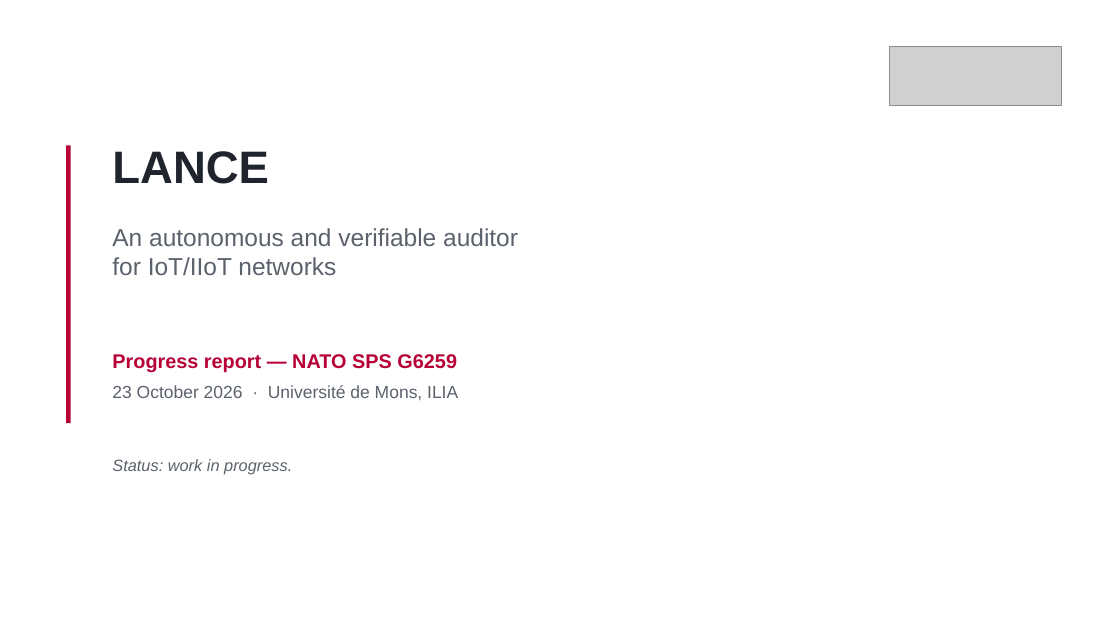
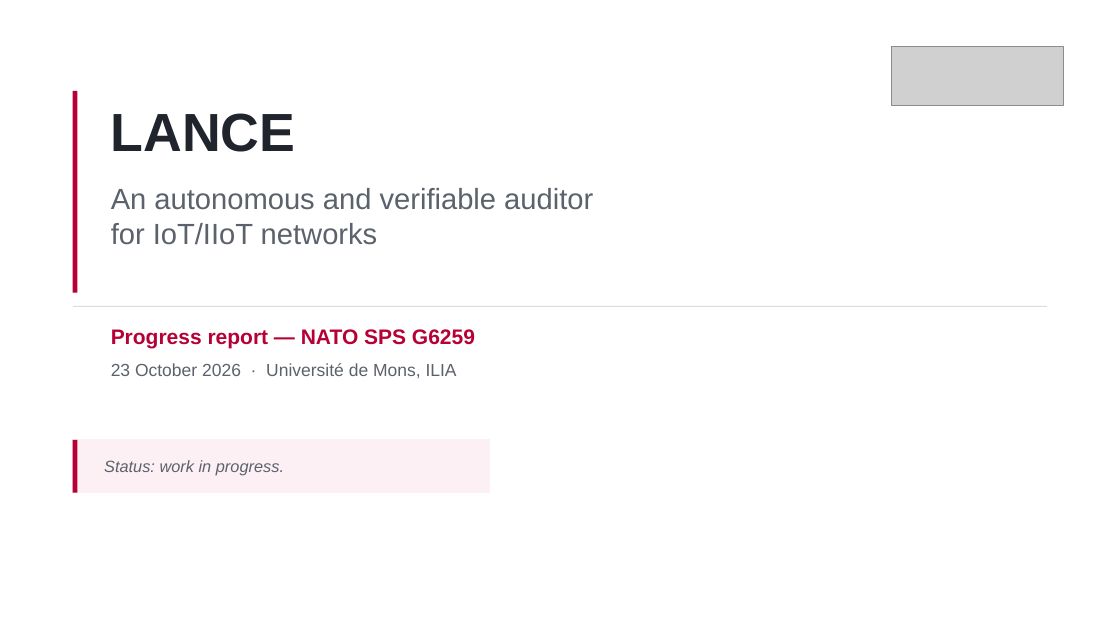
Before and after one commit to Tanguyvans/LANCE, a slide deck: slide 1 of objectifs/presentation-2026-10-23/slides.pptx. Drawn at 1120x630 pixels with LibreOffice and Linux fonts; fonts in the diff are those of the drawing; grey boxes stand for pictures. Boxes give left, top, right and bottom in pixels: in the first picture for what was removed or moved away, otherwise in the second. Text is boxed around its words. In the diff, an @@ line names an element or a change of style, - is before the commit and + after.

```diff
--- a/objectifs/presentation-2026-10-23/slides.pptx
+++ b/objectifs/presentation-2026-10-23/slides.pptx
@@ text "LANCE": place and size @@
-text "LANCE" at bbox=[112, 151, 269, 184]
+text "LANCE" at bbox=[111, 113, 296, 152]
@@ text "LANCE" at bbox=[111, 113, 296, 152]: size 39 to 46 pt @@
@@ rectangle: place and size @@
-rectangle at bbox=[66, 145, 71, 423]
+rectangle at bbox=[73, 91, 78, 292]
@@ text "An autonomous and verifiable auditor": place and size @@
-text "An autonomous and verifiable auditor" at bbox=[112, 228, 518, 275]
+text "An autonomous and verifiable auditor" at bbox=[111, 188, 593, 245]
@@ text "An autonomous and verifiable auditor" at bbox=[111, 188, 593, 245]: size 21 to 25 pt @@
@@ rectangle added at bbox=[73, 306, 1048, 307], fill #D9DEE5 @@
@@ text "Progress report — NATO SPS ...": place and size @@
-text "Progress report — NATO SPS ..." at bbox=[112, 354, 457, 372]
+text "Progress report — NATO SPS ..." at bbox=[111, 329, 475, 348]
@@ text "Progress report — NATO SPS ..." at bbox=[111, 329, 475, 348]: size 17 to 18 pt @@
@@ text "23 October 2026 · Université ...": place and size @@
-text "23 October 2026 · Université ..." at bbox=[112, 385, 458, 400]
+text "23 October 2026 · Université ..." at bbox=[111, 363, 457, 378]
@@ rectangle added at bbox=[73, 440, 490, 493], fill #FCF0F4, outline #FCF0F4 1 pt @@
@@ rectangle added at bbox=[73, 440, 78, 493], fill #B60036 @@
@@ text "Status: work in progress.": place and size @@
-text "Status: work in progress." at bbox=[112, 459, 292, 474]
+text "Status: work in progress." at bbox=[104, 460, 284, 476]
```
Also in this commit, not shown: 9 other slides changed, 7 other files.
